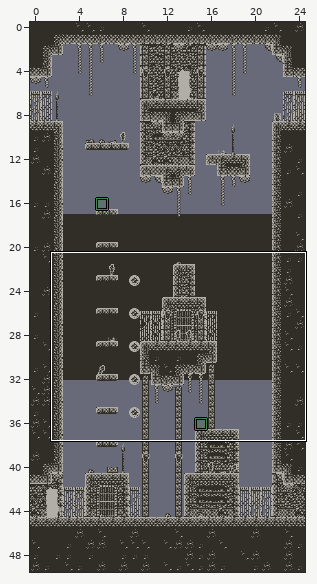
A LDtk project gets an edit: source/levels/world.ldtk. Above, an overview of the earlier version with the close-up marked.
Close-up. Earlier state:
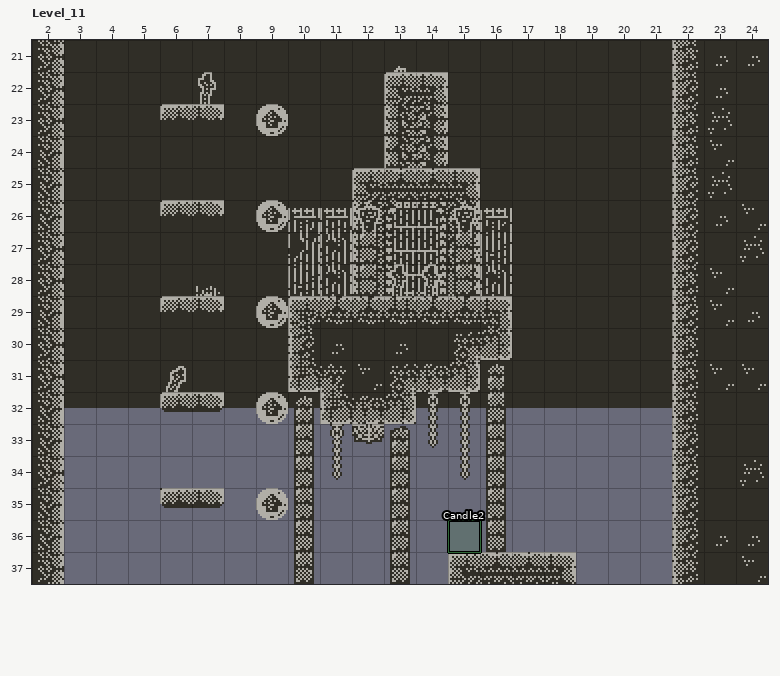
Cells are 16x16 px. Shown: Level_11 x 2..24, y 21..37. The commit also changed other parts of the map, which this record leaves out.
The result:
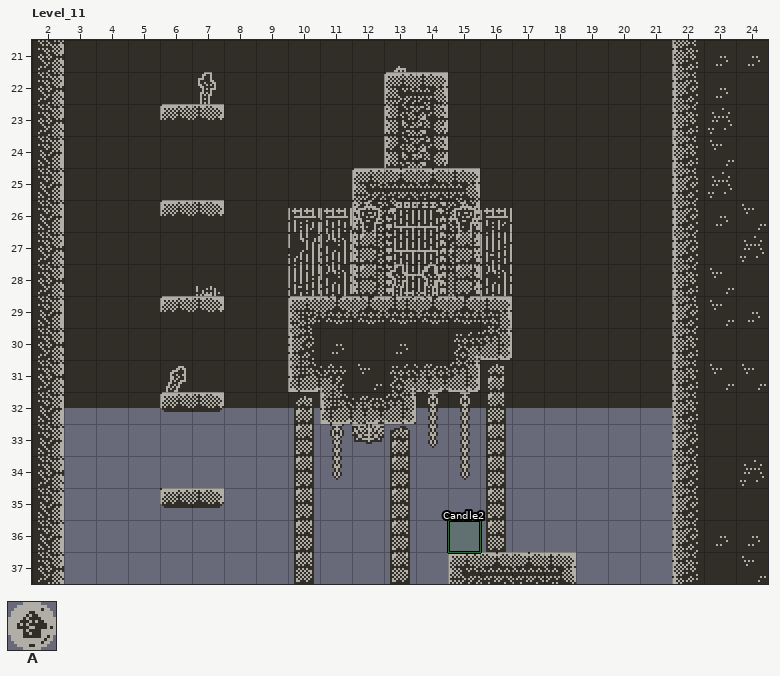
Key: from "Bubble": A 0.
Objects are placed by their top-left corner, in cells (3,4 is the top-left corner of cell 3,4); size is 1x1 cell unless given.
The edit:
Layer "Entities":
Object A "Bubble" at 9,35 is removed.
Object A "Bubble" at 9,32 is removed.
Object A "Bubble" at 9,29 is removed.
Object A "Bubble" at 9,26 is removed.
Object A "Bubble" at 9,23 is removed.
Where, in picture pixels (left, top, right, bottom), the same in both close-ups:
removed: (256, 104, 288, 136)
removed: (256, 200, 288, 232)
removed: (256, 296, 288, 328)
removed: (256, 392, 288, 424)
removed: (256, 488, 288, 520)
